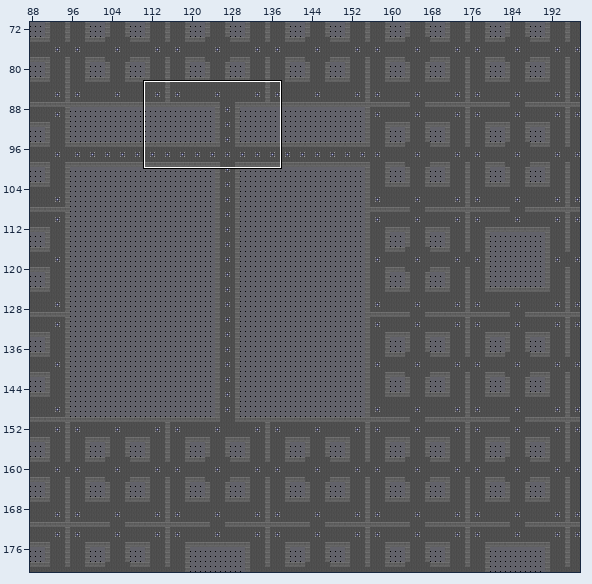
Two versions of a level (Tiled map, assets/levelsrc/backrooms1992Level5.tmx). Above, an overview of the earlier version with the close-up marked.
Close-up. Before the commit:
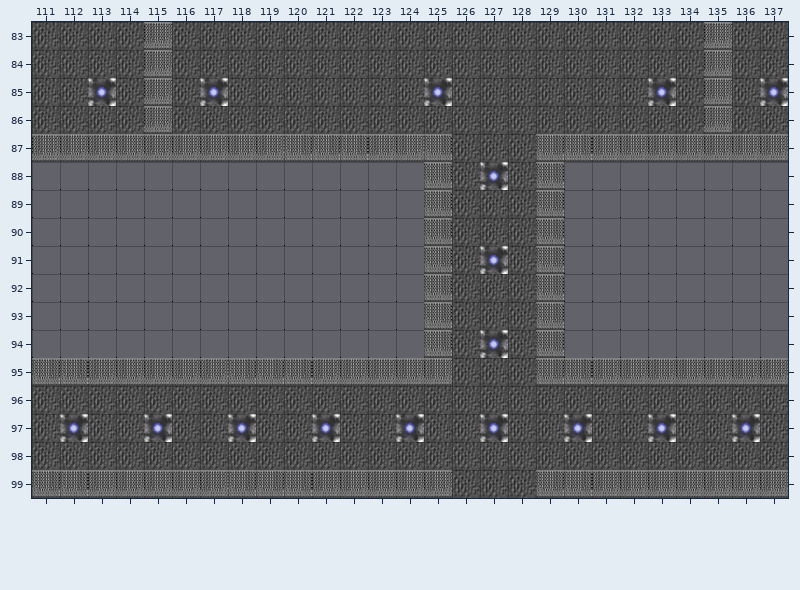
Cells are 64x64 px. Shown: x 111..137, y 83..99. The commit also changed other parts of the map, which this record leaves out.
After the commit:
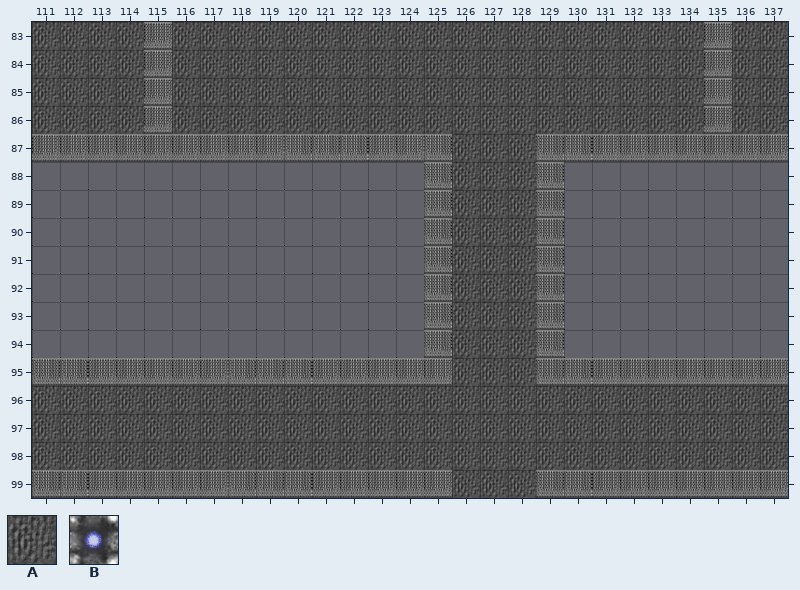
Key: from "BackroomsTileset": A 40 "floor3", B 42 "ceiling3lamp".
_ is an empty cell.
From old to new:
Layer "Tile Layer 1":
y 85: x 113 B -> A; x 117 B -> A; x 125 B -> A; x 133 B -> A; x 137 B -> A
y 88: x 127 B -> A
y 91: x 127 B -> A
y 94: x 127 B -> A
y 97: x 112 B -> A; x 115 B -> A; x 118 B -> A; x 121 B -> A; x 124 B -> A; x 127 B -> A; x 130 B -> A; x 133 B -> A; x 136 B -> A
